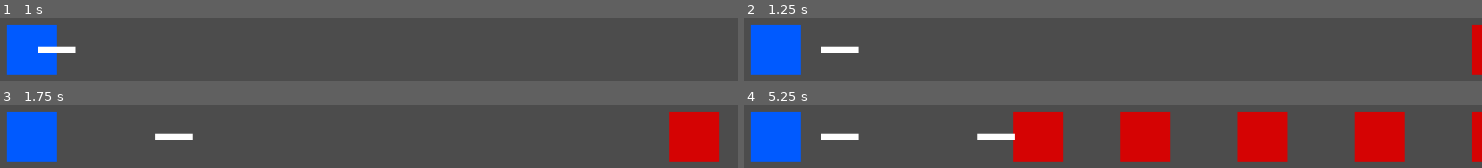
Above: before the commit, frames 1-4 (two rows, left to right).
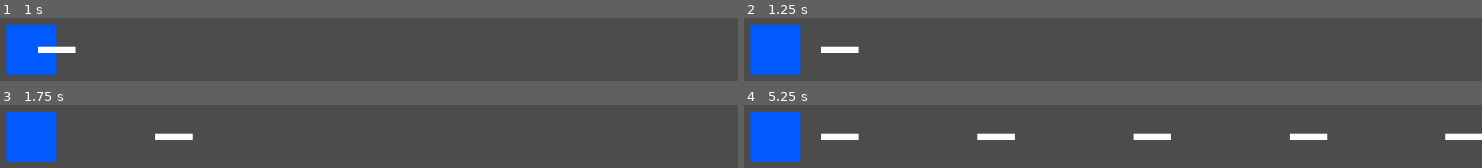
Above: after the commit, the same moments.

Repository: Flying-Octopus-Team/Asterielle
Game: Godot game, scene res://Scenes/World.tscn
Same seed, same stepped clock (60 frames per second), same inputs: the game is played once before the commit and once after it.
Inputs:
- Up to frame 1 (1 s): tap Enter at 0.5 s
- Up to frame 2 (1.25 s): no input
- Up to frame 3 (1.75 s): no input
- Up to frame 4 (5.25 s): no input

Frame 1 is identical in both runs. In frame 2, 1.1% of the frame differs, in the area x 98-100%, y 11-91%; in frame 3, 5.5%; in frame 4, 24%, in the area x 36-100%, y 11-91%.

Commit message:
Refactor collision masks + remove default values of vars + fix bugs

Diff:
--- a/Scenes/Dwarf.tscn
+++ b/Scenes/Dwarf.tscn
@@ -13,8 +13,8 @@
 collision_layer = 2
 collision_mask = 4
 script = ExtResource( 1 )
-move_speed = 150.0
-hp = 8
+move_speed = 100.0
+hp = 10.0
 
 [node name="Sprite" type="Sprite" parent="."]
 modulate = Color( 0.839216, 0.0156863, 0.0156863, 1 )
@@ -26,11 +26,10 @@
 
 [node name="DwarfSpace" type="Area2D" parent="."]
 collision_layer = 16
-collision_mask = 16
+collision_mask = 24
 
 [node name="CollisionShape2D" type="CollisionShape2D" parent="DwarfSpace"]
 shape = SubResource( 2 )
 
 [connection signal="area_entered" from="DwarfSpace" to="." method="_on_DwarfSpace_area_entered"]
 [connection signal="area_exited" from="DwarfSpace" to="." method="_on_DwarfSpace_area_exited"]
-[connection signal="body_entered" from="DwarfSpace" to="." method="_on_DwarfSpace_body_entered"]
--- a/Scenes/DwarvesSpawner.tscn
+++ b/Scenes/DwarvesSpawner.tscn
@@ -6,6 +6,7 @@
 script = ExtResource( 1 )
 
 [node name="NextDwarfTimer" type="Timer" parent="."]
+wait_time = 5.0
 autostart = true
 
 [connection signal="timeout" from="NextDwarfTimer" to="." method="_on_NextDwarfTimer_timeout"]
--- a/Scenes/Elf.tscn
+++ b/Scenes/Elf.tscn
@@ -4,13 +4,14 @@
 [ext_resource path="res://Textures/OnePixel.png" type="Texture" id=2]
 
 [sub_resource type="RectangleShape2D" id=1]
-extents = Vector2( 43.763, 32.4856 )
+extents = Vector2( 90.2814, 32.4856 )
 
 [node name="Elf" type="KinematicBody2D"]
 collision_layer = 8
 collision_mask = 16
 script = ExtResource( 1 )
 arrow_speed = 200.0
+next_arrow_wait_time = 1.0
 
 [node name="Sprite" type="Sprite" parent="."]
 modulate = Color( 0, 0.356863, 1, 1 )
@@ -20,10 +21,9 @@
 [node name="FirePoint" type="Node2D" parent="."]
 position = Vector2( 32, 0 )
 
-[node name="NextArrowTimer" type="Timer" parent="."]
-autostart = true
+[node name="Space" type="Area2D" parent="."]
+collision_layer = 8
+collision_mask = 16
 
-[node name="CollisionShape2D" type="CollisionShape2D" parent="."]
+[node name="CollisionShape2D" type="CollisionShape2D" parent="Space"]
 shape = SubResource( 1 )
-
-[connection signal="timeout" from="NextArrowTimer" to="." method="_on_NextArrowTimer_timeout"]
--- a/Scripts/Dwarf.gd
+++ b/Scripts/Dwarf.gd
@@ -1,7 +1,7 @@
 extends KinematicBody2D
 
-export(float) var move_speed = 50.0
-export(int) var hp = 10
+export(float) var move_speed
+export(float) var hp
 
 var velocity : Vector2
 
@@ -22,13 +22,8 @@
 	if hp <= 0:
 		queue_free()
 
-
-func _on_DwarfSpace_body_entered(body):
+func _on_DwarfSpace_area_entered(area):
 	velocity = Vector2.ZERO
-
-func _on_DwarfSpace_area_entered(area):
-	if area.name == "DwarfSpace":
-		velocity = Vector2.ZERO
 
 func _on_DwarfSpace_area_exited(area):
 	go_forward()
--- a/Scripts/Elf.gd
+++ b/Scripts/Elf.gd
@@ -1,18 +1,29 @@
 extends KinematicBody2D
 
-export(float) var arrow_speed = 10.0;
+export(float) var arrow_speed;
+export(float) var next_arrow_wait_time
 
 var fire_point : Node2D
 var Arrow = load("res://Scenes/Arrow.tscn")
+var next_arrow_timer
 
 func _ready():
+	restart_arrow_timer()
 	fire_point = find_node("FirePoint")
 
 func _process(delta):
-	pass
+	next_arrow_timer -= delta
 
-func _on_NextArrowTimer_timeout():
+	if next_arrow_timer <= 0:
+		shot_arrow()
+
+func shot_arrow():
+	restart_arrow_timer()
+
 	var arrow = Arrow.instance()
 	get_parent().add_child(arrow);
 	arrow.global_position = fire_point.global_position
 	arrow.velocity = Vector2(arrow_speed, 0)
+
+func restart_arrow_timer():
+	next_arrow_timer = next_arrow_wait_time
--- a/project.godot
+++ b/project.godot
@@ -21,6 +21,7 @@
 
 [layer_names]
 
+2d_physics/layer_1="default"
 2d_physics/layer_2="dwarves"
 2d_physics/layer_3="arrows"
 2d_physics/layer_4="elf"
